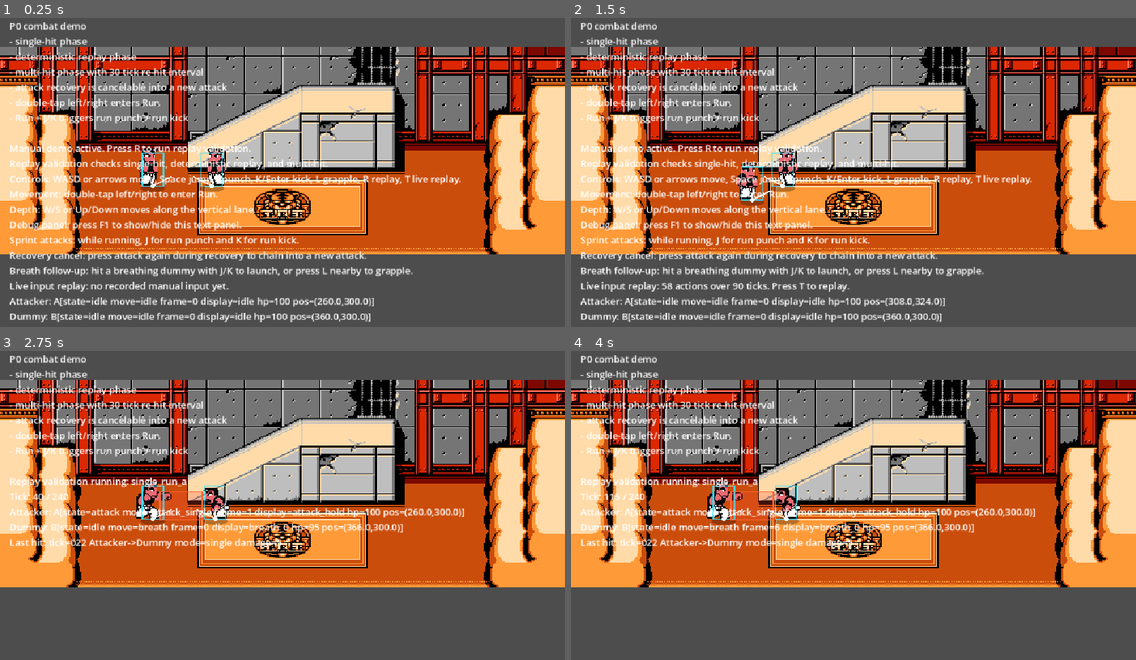
Above: before the commit, frames 1-4 (two rows, left to right).
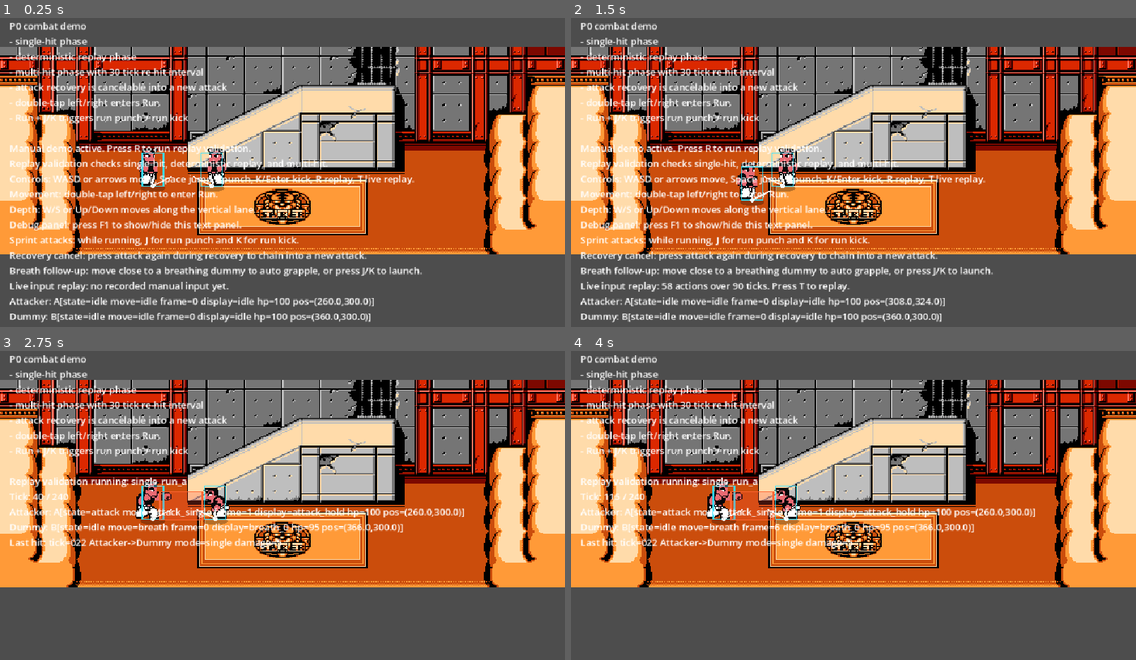
Above: after the commit, the same moments.

Repository: KFCheems/PunchDemo
Game: Godot game, scene res://scenes/battle/battle_test.tscn
The game is run twice, just before and just after one commit, with the same random seed, the same clock (stepped at 60 frames per second) and the same inputs.
Inputs:
- Up to frame 1 (0.25 s): no input
- Up to frame 2 (1.5 s): tap Enter at 0.5 s; hold D 0.53-1.28 s; hold L 0.53-1.28 s; tap Space at 0.77 s; hold S from 1.28 s (still down); tap L at 1.35 s
- Up to frame 3 (2.75 s): tap Space at 1.52 s; release S at 2.03 s; hold D from 2.03 s (still down); hold R from 2.03 s (still down); tap L at 2.3 s
- Up to frame 4 (4 s): release D at 2.78 s; release R at 2.78 s; hold W 2.78-3.53 s; tap T at 2.85 s; tap Space at 3.02, 3.77 s; tap L at 3.05, 3.8 s; hold A from 3.53 s (still down); hold J from 3.53 s (still down)

The runs differ from the first frame. In frame 1, 1.2% of the frame differs, in the area x 16-82%, y 50-84%; in frame 2, 1.2%; in frame 3, less than 0.1%; in frame 4, less than 0.1%.

Commit message:
删去L抓取,改为自动抓取

Diff:
--- a/scripts/battle/battle_test.gd
+++ b/scripts/battle/battle_test.gd
@@ -354,13 +354,13 @@
 		else:
 			lines.append("Manual demo active. Press R to run replay validation.")
 			lines.append("Replay validation checks single-hit, deterministic replay, and multi-hit.")
-		lines.append("Controls: WASD or arrows move, Space jump, J punch, K/Enter kick, L grapple, R replay, T live replay.")
+		lines.append("Controls: WASD or arrows move, Space jump, J punch, K/Enter kick, R replay, T live replay.")
 		lines.append("Movement: double-tap left/right to enter Run.")
 		lines.append("Depth: W/S or Up/Down moves along the vertical lane.")
 		lines.append("Debug panel: press F1 to show/hide this text panel.")
 		lines.append("Sprint attacks: while running, J for run punch and K for run kick.")
 		lines.append("Recovery cancel: press attack again during recovery to chain into a new attack.")
-		lines.append("Breath follow-up: hit a breathing dummy with J/K to launch, or press L nearby to grapple.")
+		lines.append("Breath follow-up: move close to a breathing dummy to auto grapple, or press J/K to launch.")
 		if last_live_input_script.is_empty():
 			lines.append("Live input replay: no recorded manual input yet.")
 		else:
--- a/scripts/data/demo_tuning.gd
+++ b/scripts/data/demo_tuning.gd
@@ -71,7 +71,7 @@
 const POST_HURT_BREATH_FRAME_TICKS := 12
 const POST_HURT_BREATH_OPEN_TICKS := 120
 const POST_HURT_BREATH_INVULNERABLE_TICKS := 60
-const POST_HURT_GRAB_TRIGGER_DISTANCE := 52.0
+const POST_HURT_GRAB_TRIGGER_DISTANCE :=40.0
 const GRAPPLE_HOLD_TIMEOUT_TICKS := 120
 const GRAPPLE_HOLD_OFFSET_X := 24.0
 
@@ -109,4 +109,4 @@
 const KNOCKDOWN_TWISTED_DOWN_B_TICKS := 6
 const KNOCKDOWN_TWISTED_DOWN_C_TICKS := 18
 const KNOCKDOWN_GROUNDED_HOLD_TICKS := 120
-const KNOCKDOWN_GETUP_CROUCH_TICKS := 2
+const KNOCKDOWN_GETUP_CROUCH_TICKS := 6
--- a/scripts/fighter/fighter_controller.gd
+++ b/scripts/fighter/fighter_controller.gd
@@ -39,7 +39,6 @@
 var jump_gravity_per_tick: float = DemoTuningScript.JUMP_GRAVITY_PER_TICK
 var _manual_single_attack_pressed_last_tick: bool = false
 var _manual_multi_attack_pressed_last_tick: bool = false
-var _manual_grapple_pressed_last_tick: bool = false
 var _manual_jump_pressed_last_tick: bool = false
 var _buffered_left_pressed_last_tick: bool = false
 var _buffered_right_pressed_last_tick: bool = false
@@ -86,7 +85,6 @@
 	buffered_movement_enabled = false
 	_manual_single_attack_pressed_last_tick = false
 	_manual_multi_attack_pressed_last_tick = false
-	_manual_grapple_pressed_last_tick = false
 	_manual_jump_pressed_last_tick = false
 	_buffered_left_pressed_last_tick = false
 	_buffered_right_pressed_last_tick = false
@@ -111,6 +109,7 @@
 	_process_manual_attack(combat_tick)
 	_process_manual_jump(combat_tick)
 	_queue_manual_movement_actions(combat_tick)
+	_process_auto_grapple(combat_tick)
 	input_buffer.begin_tick(combat_tick)
 	_sync_buffered_movement_state(combat_tick)
 	_apply_knockback()
@@ -210,21 +209,15 @@
 	if not manual_movement_enabled:
 		_manual_single_attack_pressed_last_tick = false
 		_manual_multi_attack_pressed_last_tick = false
-		_manual_grapple_pressed_last_tick = false
 		return
 	var single_attack_pressed: bool = Input.is_physical_key_pressed(KEY_J)
 	var multi_attack_pressed: bool = Input.is_physical_key_pressed(KEY_K) or Input.is_physical_key_pressed(KEY_ENTER)
-	var grapple_pressed: bool = Input.is_physical_key_pressed(KEY_L)
-	if grapple_pressed and _can_grapple_breath_target():
-		if not _manual_grapple_pressed_last_tick:
-			input_buffer.schedule_action(combat_tick, &"grapple")
-	elif single_attack_pressed and not _manual_single_attack_pressed_last_tick:
+	if single_attack_pressed and not _manual_single_attack_pressed_last_tick:
 		input_buffer.schedule_action(combat_tick, &"punch")
 	elif multi_attack_pressed and not _manual_multi_attack_pressed_last_tick:
 		input_buffer.schedule_action(combat_tick, &"kick")
 	_manual_single_attack_pressed_last_tick = single_attack_pressed
 	_manual_multi_attack_pressed_last_tick = multi_attack_pressed
-	_manual_grapple_pressed_last_tick = grapple_pressed
 
 func _process_manual_jump(combat_tick: int) -> void:
 	if not manual_movement_enabled:
@@ -407,6 +400,13 @@
 		return false
 	return _grab_is_front
 
+func _can_auto_grapple_breath_target() -> bool:
+	if not _can_grapple_breath_target():
+		return false
+	if grab_target != null:
+		return false
+	return get_current_move_name() == &"idle" or get_current_move_name() == &"walk" or get_current_move_name() == &"run"
+
 func _can_release_grapple_throw() -> bool:
 	return grab_target != null and get_current_move_name() == &"grapple"
 
@@ -441,6 +441,11 @@
 		return
 	_release_grab_target(move_name != &"grapple_throw")
 	return
+
+func _process_auto_grapple(combat_tick: int) -> void:
+	if not _can_auto_grapple_breath_target():
+		return
+	input_buffer.schedule_action(combat_tick, &"grapple")
 
 func _release_grab_target(_return_to_idle: bool) -> void:
 	if grab_target == null:
